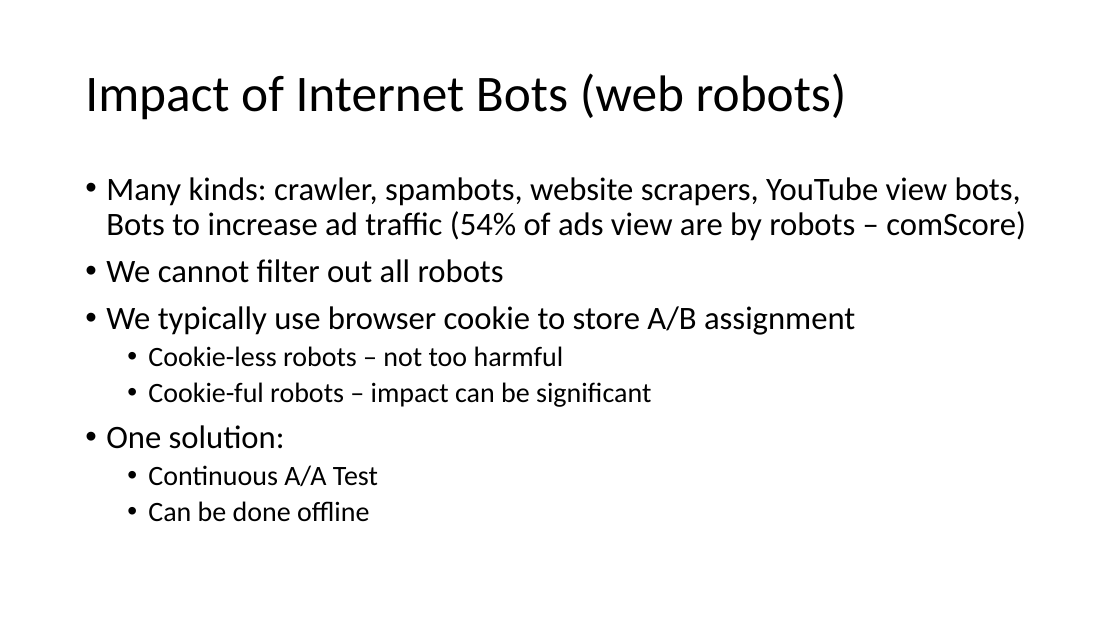
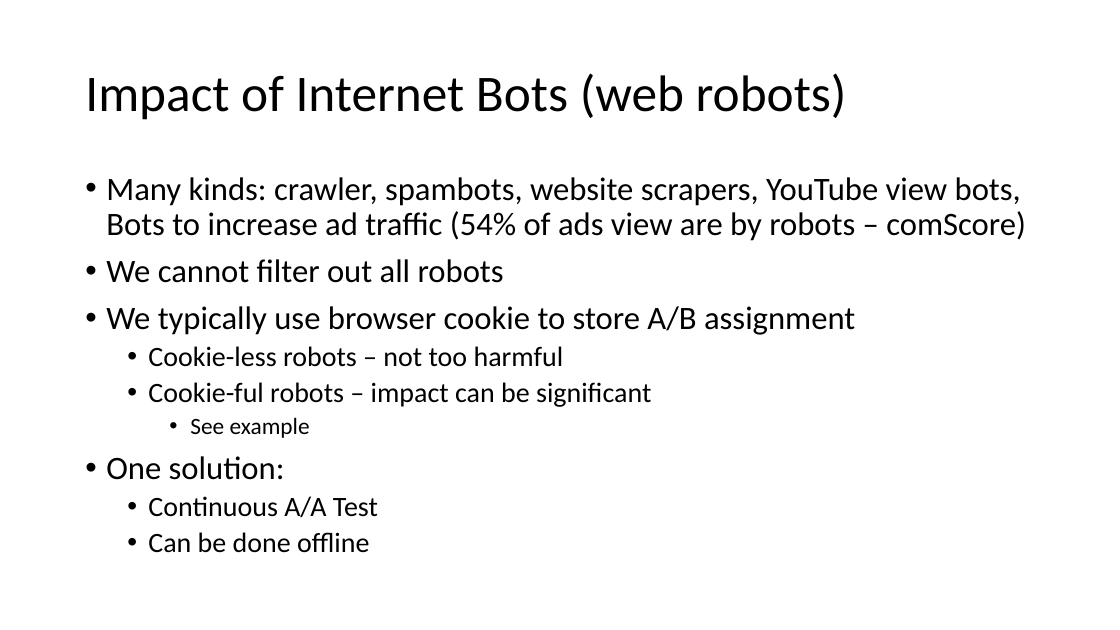
Before and after one commit to patng323/learn, a slide deck: slide 24 of FieldExperiments/AB Testing.pptx. Drawn at 1120x630 pixels with LibreOffice and Linux fonts; fonts in the diff are those of the drawing. Boxes give left, top, right and bottom in pixels: in the first picture for what was removed or moved away, otherwise in the second. Text is boxed around its words. In the diff, an @@ line names an element or a change of style, - is before the commit and + after.

```diff
--- a/FieldExperiments/AB Testing.pptx
+++ b/FieldExperiments/AB Testing.pptx
@@ text at [190, 417, 310, 438]: paragraph added @@
+    • See example
```
Also in this commit, not shown: 9 other slides changed.
